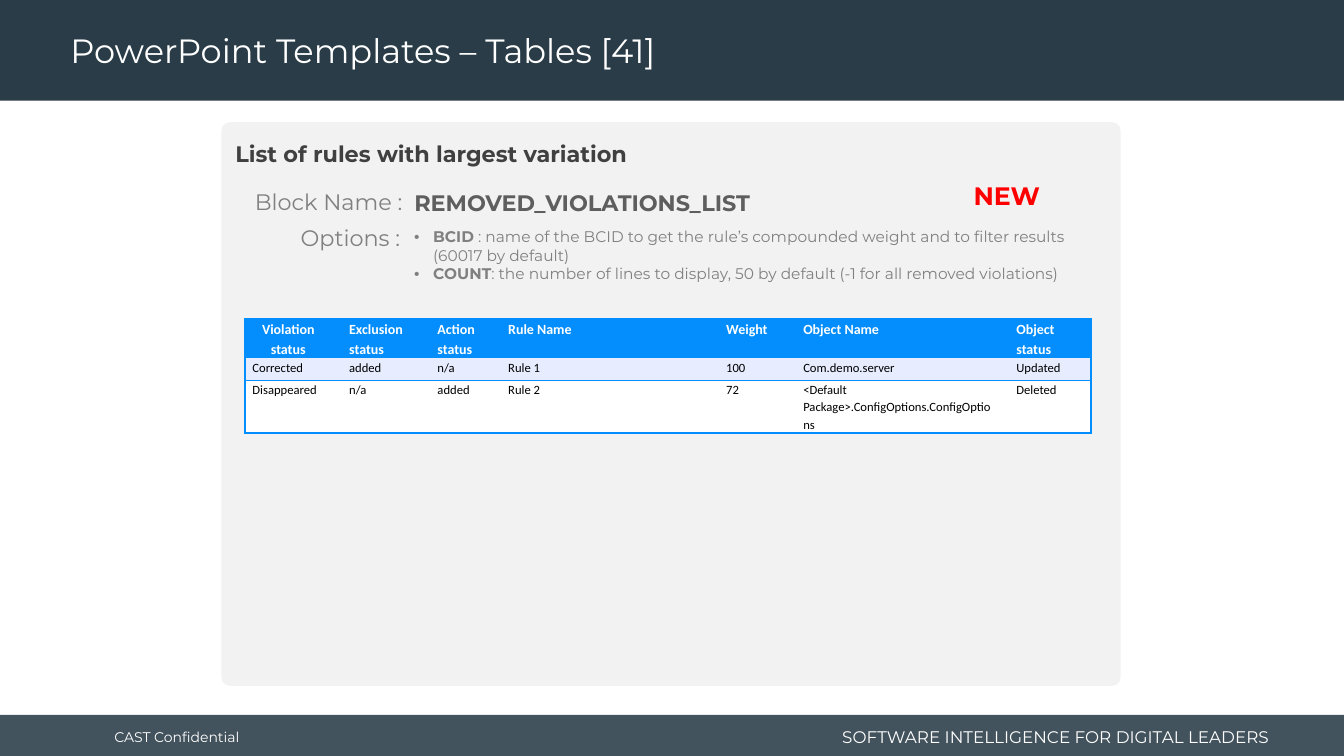
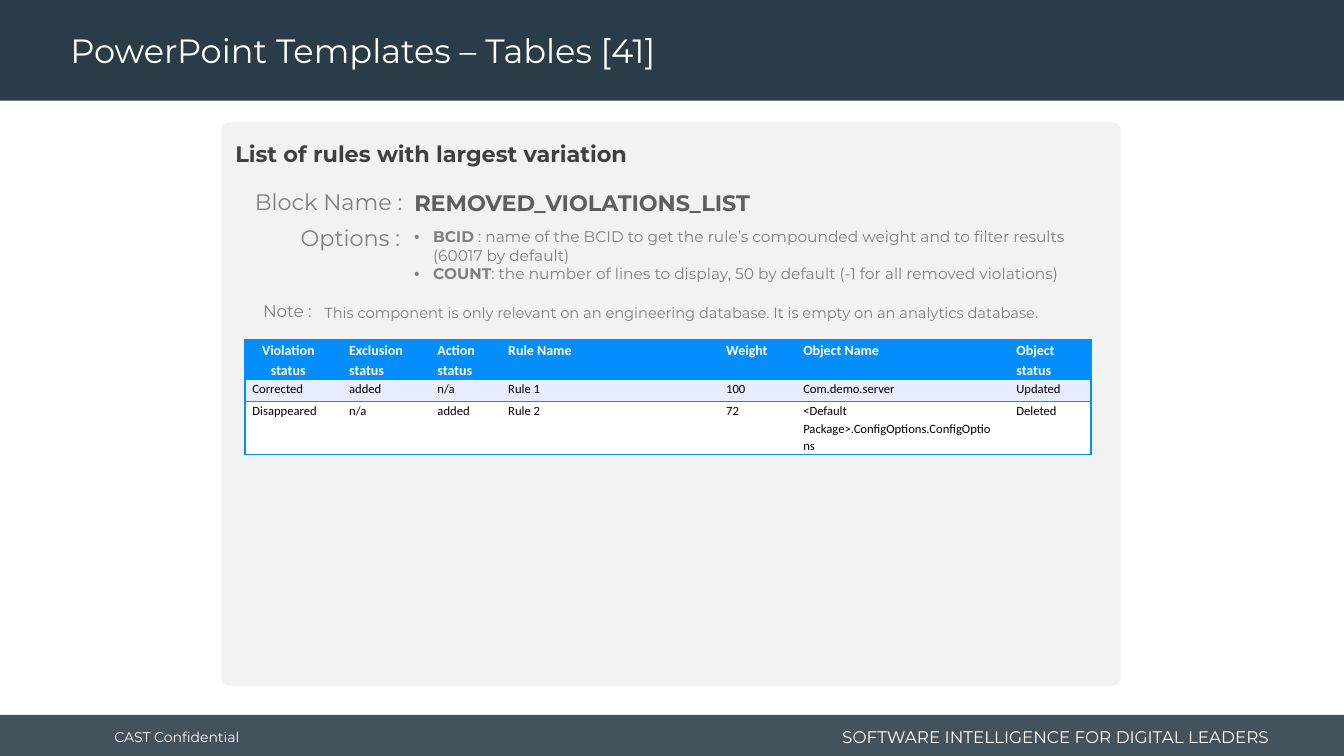
Before and after one commit to CAST-projects/ReportGenerator, a slide deck: slide 74 of CastReporting.Reporting/TemplatesFiles/1- Powerpoint-components-library.pptx. Drawn at 1344x756 pixels with LibreOffice and Linux fonts; fonts in the diff are those of the drawing; background and template pictures are left out. Boxes give left, top, right and bottom in pixels: in the first picture for what was removed or moved away, otherwise in the second. Text is boxed around its words. In the diff, an @@ line names an element or a change of style, - is before the commit and + after.

Commit message:
REPORTGEN-79 : update templates and fix issue when no data

```diff
--- a/CastReporting.Reporting/TemplatesFiles/1- Powerpoint-components-library.pptx
+++ b/CastReporting.Reporting/TemplatesFiles/1- Powerpoint-components-library.pptx
@@ text removed at (974, 187, 1040, 205) @@
-NEW
@@ text added at (263, 305, 304, 317), 12 pt, text #808080 @@
+Note :
@@ text added at (324, 307, 1039, 321), 10.5 pt, text #808080 @@
+This component is only relevant on an engineering database. It is empty on an analytics database.
@@ table: place and size @@
-table at (245, 319, 1091, 430)
+table at (245, 340, 1091, 451)
```
Also in this commit, not shown: 4 other slides changed, 1 slide added, 4 other files.
